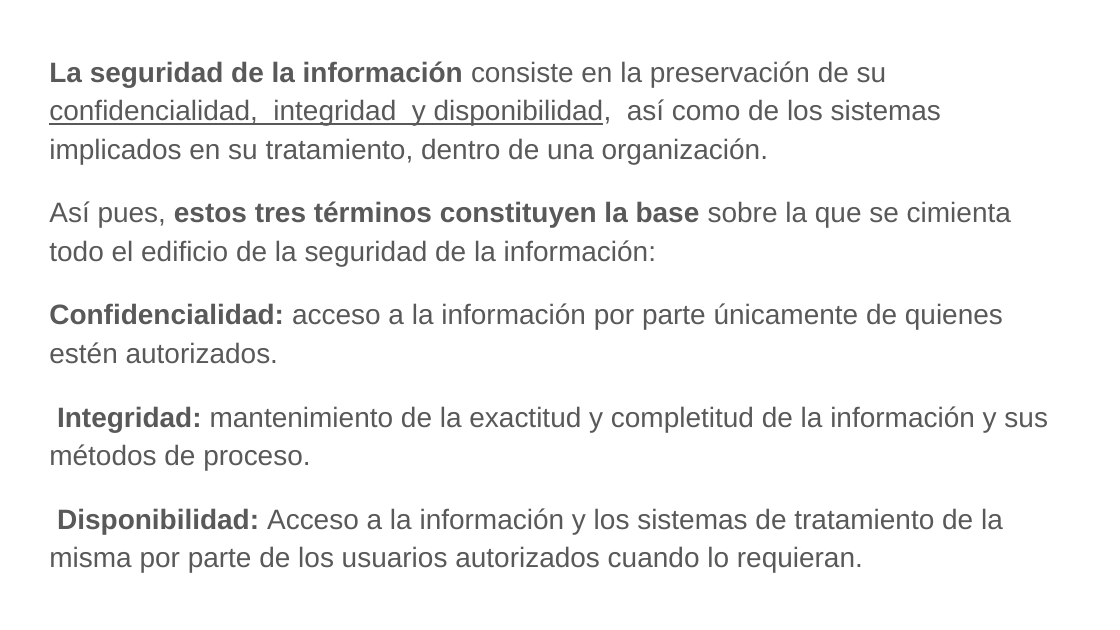
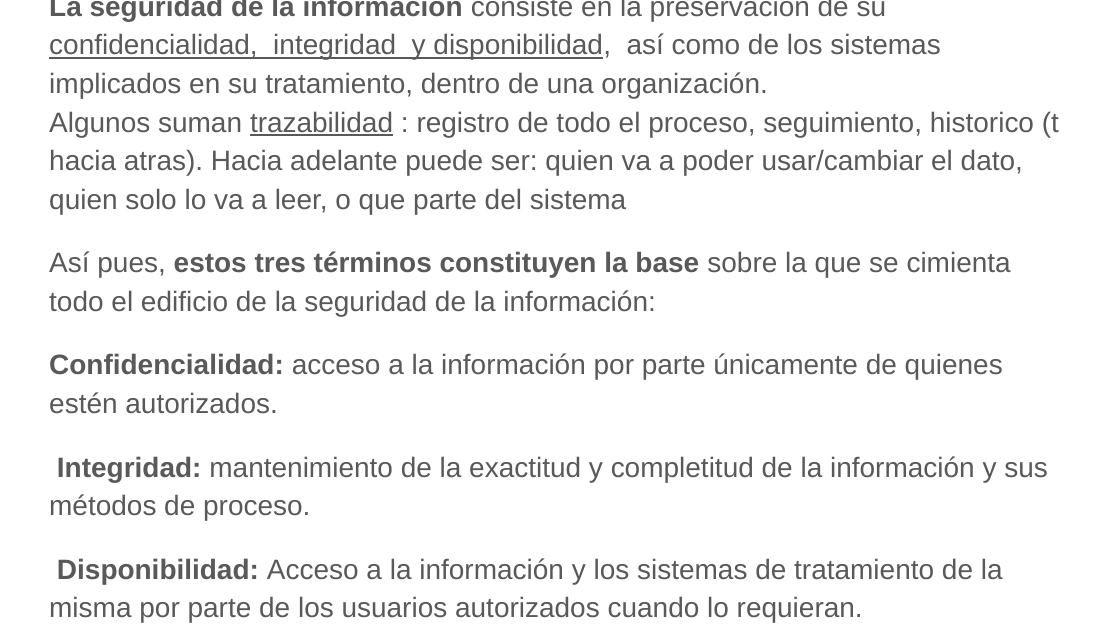
Before and after one commit to lucas-soria/facultad, a slide deck: slide 6 of 4° Año/1° Semestre/Seguridad informatica I/4 Teoria/Clase 3 Riesgo.pptx. Drawn at 1120x630 pixels with LibreOffice and Linux fonts; fonts in the diff are those of the drawing. Boxes give left, top, right and bottom in pixels: in the first picture for what was removed or moved away, otherwise in the second. Text is boxed around its words. In the diff, an @@ line names an element or a change of style, - is before the commit and + after.

Commit message:
no se algo raro en seguridad

```diff
--- a/4° Año/1° Semestre/Seguridad informatica I/4 Teoria/Clase 3 Riesgo.pptx
+++ b/4° Año/1° Semestre/Seguridad informatica I/4 Teoria/Clase 3 Riesgo.pptx
@@ text "La seguridad de la información ...": place and size @@
-text "La seguridad de la información ..." at [49, 61, 1048, 572]
+text "La seguridad de la información ..." at [49, 0, 1059, 622]
@@ text at [49, 111, 1059, 214]: paragraph added @@
+Algunos suman trazabilidad : registro de todo el proceso, seguimiento, historico (t hacia atras). Hacia adelante puede ser: quien va a poder usar/cambiar el dato, quien solo lo va a leer, o que parte del sistema
```
Also in this commit, not shown: 7 other slides changed, 2 slides added, 2 slides removed, 10 other files.
